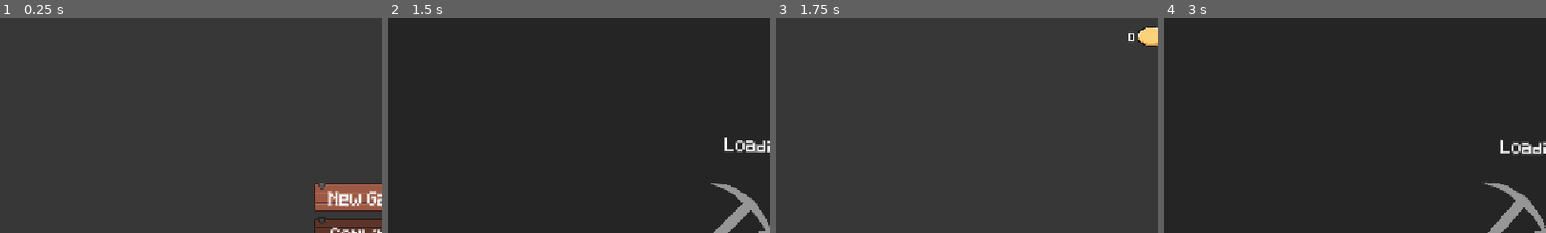
Above: before the commit, frames 1-4 (left to right).
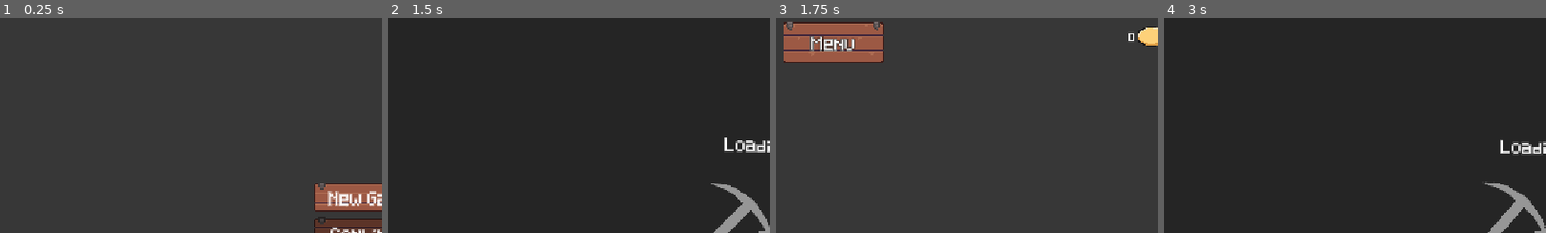
Above: after the commit, the same moments.

Repository: jakoofficial/DigNew
Game: Godot game, scene res://Scenes/MainMenu.tscn
Two runs of this game, one before a commit and one after it. Both use one fixed random seed, a clock stepped at 60 frames per second and the inputs below. The engine's default icon, where the game draws it, is replaced by a stand-in: a white triangle on a blue panel in a dark square. Sound files missing from this copy of the repository are replaced by a short silence.
Inputs (mouse positions are % of the whole screen's width and height, from its top left):
- Up to frame 1 (0.25 s): no input
- Up to frame 2 (1.5 s): click "New Game" at 0.5 s; move the mouse to (72, 45) at 1.27 s; tap E at 1.35 s; click (72, 45) at 1.42 s
- Up to frame 3 (1.75 s): no input
- Up to frame 4 (3 s): click (9, 6) at 2 s, where only the run after the commit has a clickable "Menu"; click "Go dig" at 2.75 s
The pictures show only the part of the screen within x 2-52%, y 0-50%; the shares and areas given below are measured in that part.

Frames 1-2 are identical in both runs. In frame 3, 4.6% of the frame differs, in the area x 2-29%, y 1-21%; in frame 4, nothing differs.

Commit message:
Added new sounds for Cave dig area, added pitch scaling, addded menu button on skill tree scene

Diff:
--- a/Nodes/DigArea/DigSpot.tscn
+++ b/Nodes/DigArea/DigSpot.tscn
@@ -2,6 +2,7 @@
 
 [ext_resource type="Texture2D" uid="uid://daqm0njbumli0" path="res://Sprites/Blocks.png" id="1_3n5sd"]
 [ext_resource type="Script" uid="uid://bjurjeh8k5ata" path="res://Scripts/Digs/dig_spot.gd" id="1_qtc7q"]
+[ext_resource type="AudioStream" uid="uid://bwjts2lp8vy7n" path="res://Sounds/Dirt/TomWinandySFX - FS_dirt_walk_01.wav" id="3_g4ylu"]
 
 [sub_resource type="RectangleShape2D" id="RectangleShape2D_qtc7q"]
 size = Vector2(64, 64)
@@ -47,4 +48,6 @@
 color_ramp = SubResource("Gradient_agjjr")
 
 [node name="SoundEffect" type="AudioStreamPlayer2D" parent="." unique_id=1104716628]
+stream = ExtResource("3_g4ylu")
+pitch_scale = 0.5
 bus = &"Sounds"
--- a/Scenes/SkillTree.tscn
+++ b/Scenes/SkillTree.tscn
@@ -84,6 +84,49 @@
 horizontal_alignment = 1
 vertical_alignment = 1
 
+[node name="MenuBtn" type="TextureButton" parent="CanvasLayer/Skilltree" unique_id=28874739]
+custom_minimum_size = Vector2(125, 50)
+layout_mode = 1
+anchors_preset = 7
+anchor_left = 0.5
+anchor_top = 1.0
+anchor_right = 0.5
+anchor_bottom = 1.0
+offset_left = -552.0
+offset_top = -648.0
+offset_right = -392.0
+offset_bottom = -576.0
+grow_horizontal = 2
+grow_vertical = 0
+size_flags_horizontal = 0
+focus_neighbor_top = NodePath("../Options")
+focus_neighbor_bottom = NodePath("../Resume")
+mouse_filter = 1
+mouse_default_cursor_shape = 2
+texture_normal = SubResource("AtlasTexture_o3ipy")
+texture_hover = SubResource("AtlasTexture_3mp7v")
+texture_disabled = SubResource("AtlasTexture_p2c2s")
+texture_focused = SubResource("AtlasTexture_3mp7v")
+ignore_texture_size = true
+stretch_mode = 0
+metadata/_edit_group_ = true
+
+[node name="RichTextLabel" type="RichTextLabel" parent="CanvasLayer/Skilltree/MenuBtn" unique_id=1462961308]
+layout_mode = 1
+anchors_preset = 15
+anchor_right = 1.0
+anchor_bottom = 1.0
+grow_horizontal = 2
+grow_vertical = 2
+mouse_filter = 1
+theme_override_font_sizes/normal_font_size = 16
+bbcode_enabled = true
+text = "Menu"
+scroll_active = false
+autowrap_mode = 0
+horizontal_alignment = 1
+vertical_alignment = 1
+
 [node name="HBoxContainer" type="HBoxContainer" parent="CanvasLayer/Skilltree" unique_id=338692522]
 layout_mode = 1
 anchors_preset = 10
--- a/Scripts/Digs/dig_spot.gd
+++ b/Scripts/Digs/dig_spot.gd
@@ -52,6 +52,7 @@
 
 	var audio = load(_Sounds[randi_range(0, _Sounds.size()-1)])
 	sound_effect.stream = audio
+	sound_effect.pitch_scale = randf_range(0.5, 1)
 
 	sound_effect.play()
 
--- a/Scripts/Globals/GameManager.gd
+++ b/Scripts/Globals/GameManager.gd
@@ -18,7 +18,8 @@
 	"Iron":["Iron", 3, 20, 8],
 }
 var digSounds: Dictionary = {
-	"Dirt":["res://Sounds/Dirt/TomWinandySFX - FS_dirt_walk_01.wav", "res://Sounds/Dirt/TomWinandySFX - FS_dirt_walk_02.wav", "res://Sounds/Dirt/TomWinandySFX - FS_dirt_walk_03.wav"]
+	"Dirt":["res://Sounds/Dirt/TomWinandySFX - FS_dirt_walk_01.wav", "res://Sounds/Dirt/TomWinandySFX - FS_dirt_walk_02.wav", "res://Sounds/Dirt/TomWinandySFX - FS_dirt_walk_03.wav"],
+	"Cave":["res://Sounds/Cave/TomWinandySFX - FS_concrete_land_01.wav", "res://Sounds/Cave/TomWinandySFX - FS_concrete_land_03.wav", "res://Sounds/Cave/TomWinandySFX - FS_concrete_land_04.wav"],
 }
 
 func _ready() -> void:
@@ -37,7 +38,8 @@
 enum Scenes {
 	SKILLTREE,
 	LEVELSELECT,
-	DIGAREA
+	DIGAREA,
+	MAINMENU
 }
 
 func load_scene(scene: Scenes) -> void:
@@ -46,6 +48,8 @@
 
 func _select_scene(scene: Scenes) -> String:
 	match scene:
+		Scenes.MAINMENU:
+			return "res://Scenes/MainMenu.tscn"
 		Scenes.SKILLTREE:
 			return "res://Scenes/SkillTree.tscn"
 		Scenes.LEVELSELECT:
--- a/Scripts/SkillTree/skill_tree.gd
+++ b/Scripts/SkillTree/skill_tree.gd
@@ -2,14 +2,20 @@
 @onready var go_dig_btn: TextureButton = $Skilltree/GoDigBtn
 @onready var skills: Node2D = $"../Skills"
 @onready var player_balance: RichTextLabel = $Skilltree/HBoxContainer/PlayerBalance
+@onready var menu_btn: TextureButton = $Skilltree/MenuBtn
 
 func _ready() -> void:
 	go_dig_btn.connect("pressed", _GoDig)
+	menu_btn.connect("pressed", _GoToMenu)
 
 func _process(delta: float) -> void:
 	if player_balance.text != str(PS._PBalance):
 		player_balance.text = str(PS._PBalance)
 
+func _GoToMenu() -> void:
+	FM.SaveGame()
+	GM.load_scene(GM.Scenes.MAINMENU)
+
 func _GoDig() -> void:
 	FM.SaveGame()
 	GM.load_scene(GM.Scenes.LEVELSELECT)
Not shown, added: Sounds/Cave/TomWinandySFX - FS_concrete_land_01.wav.import
Not shown, added: Sounds/Cave/TomWinandySFX - FS_concrete_land_03.wav.import
Not shown, added: Sounds/Cave/TomWinandySFX - FS_concrete_land_04.wav.import
Not shown, added: Sounds/Cave/TomWinandySFX - FS_concrete_land_01.wav
Not shown, added: Sounds/Cave/TomWinandySFX - FS_concrete_land_03.wav
Not shown, added: Sounds/Cave/TomWinandySFX - FS_concrete_land_04.wav
